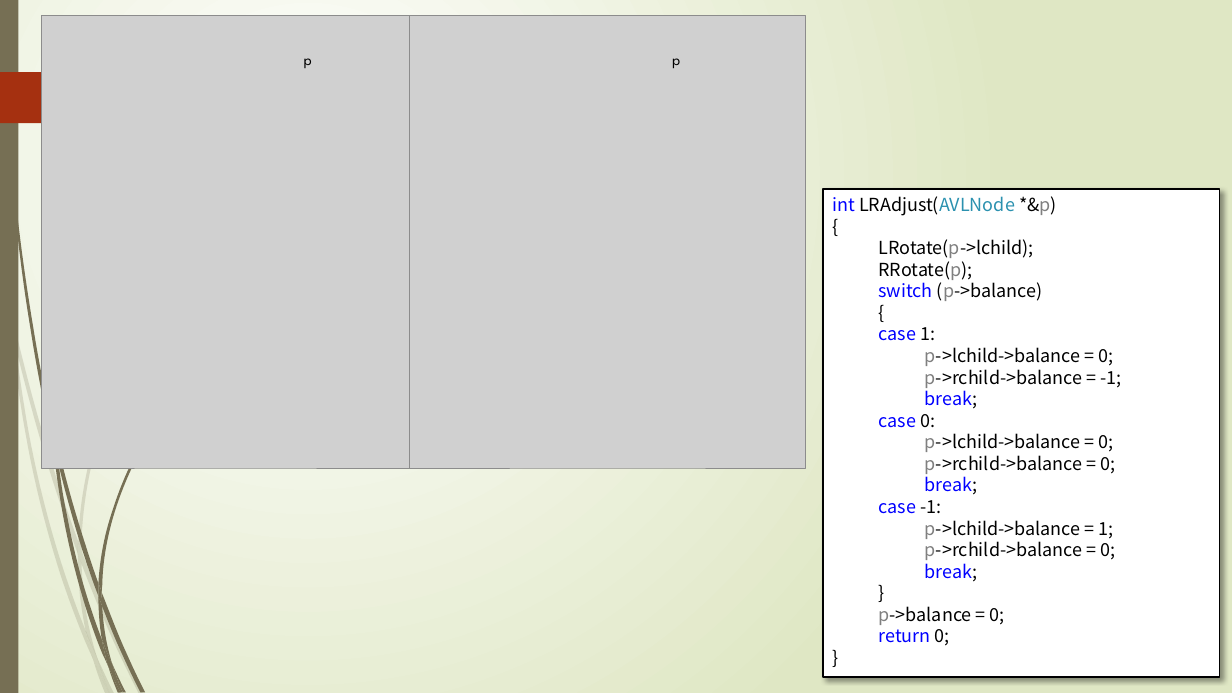
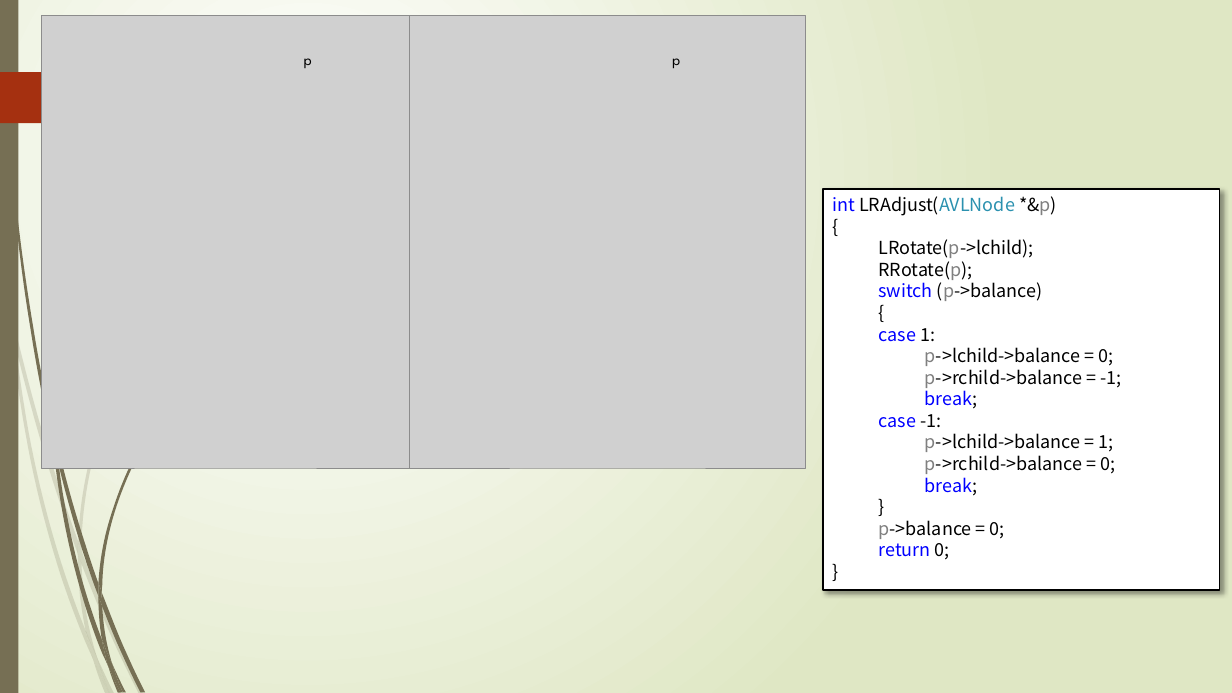
Before and after one commit to TeacherPeng/Datastruct, a slide deck: slide 38 of 教案/第08章 集合与查找.pptx. Drawn at 1232x693 pixels with LibreOffice and Linux fonts; fonts in the diff are those of the drawing; grey boxes stand for pictures. Boxes give left, top, right and bottom in pixels: in the first picture for what was removed or moved away, otherwise in the second. Text is boxed around its words. In the diff, an @@ line names an element or a change of style, - is before the commit and + after.

```diff
--- a/教案/第08章 集合与查找.pptx
+++ b/教案/第08章 集合与查找.pptx
@@ rectangle "int LRAdjust(AVLNode *&p)": place and size @@
-rectangle "int LRAdjust(AVLNode *&p)" at [823,189,1220,677]
+rectangle "int LRAdjust(AVLNode *&p)" at [823,189,1220,591]
@@ text in rectangle at [878,414,1115,495]: paragraphs removed @@
-  case 0:
-    p->lchild->balance = 0;
-    p->rchild->balance = 0;
-    break;
```
Also in this commit, not shown: 1 other slide changed, 1 other file.
